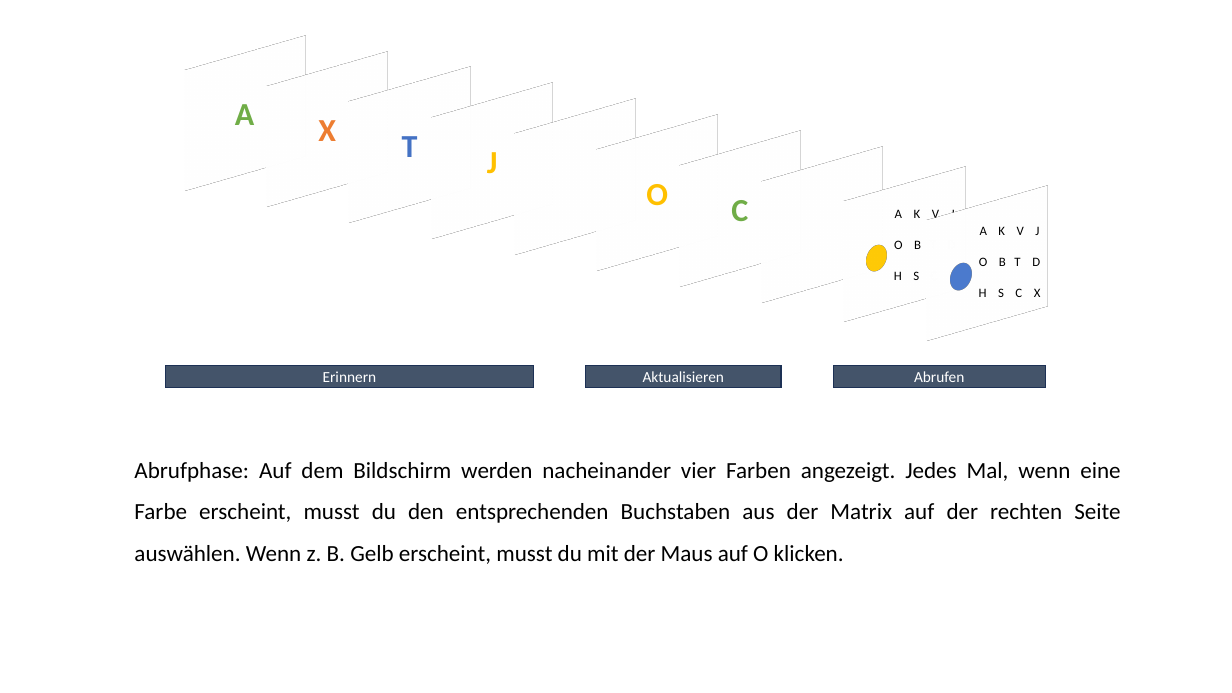
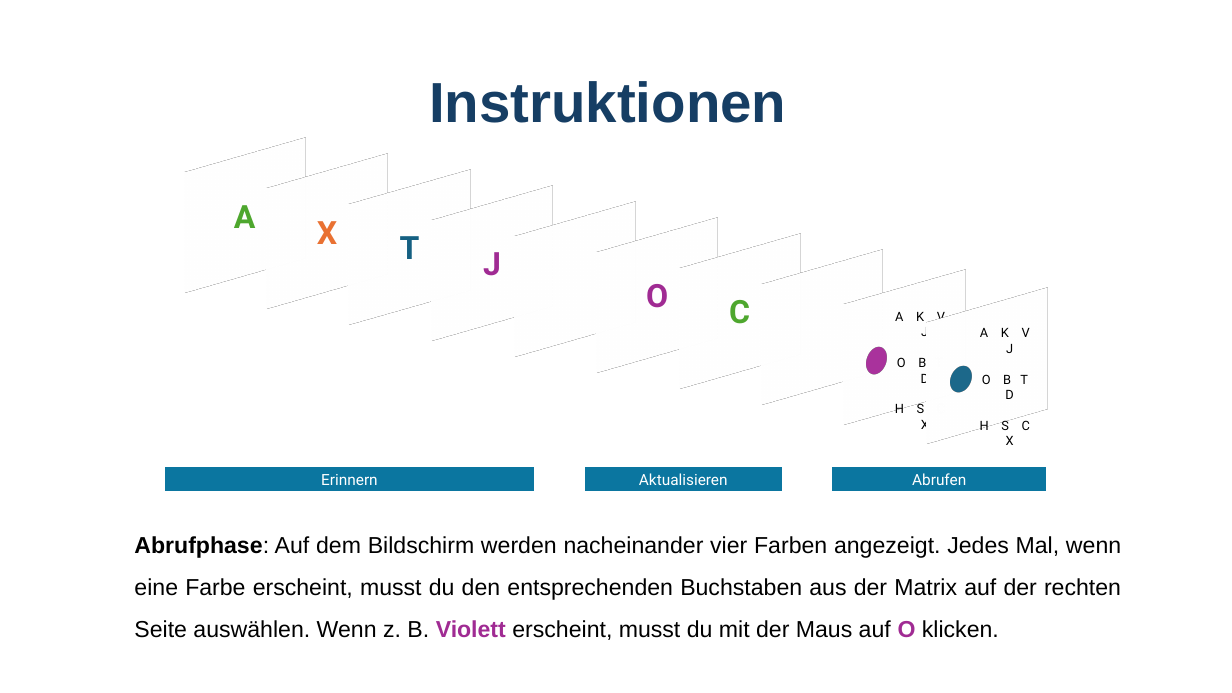
Before and after one commit to GidonFrischkorn/Ambizione-IndividualDifferencesStudy, a slide deck: slide 4 of tasks/letter-updating-task/assets/images/instruction-de/instruction.pptx. Drawn at 1232x693 pixels with LibreOffice and Linux fonts; fonts in the diff are those of the drawing. Boxes give left, top, right and bottom in pixels: in the first picture for what was removed or moved away, otherwise in the second. Text is boxed around its words. In the diff, an @@ line names an element or a change of style, - is before the commit and + after.

```diff
--- a/tasks/letter-updating-task/assets/images/instruction-de/instruction.pptx
+++ b/tasks/letter-updating-task/assets/images/instruction-de/instruction.pptx
@@ text added at [429,81,786,123], 44 pt, text #163E64, bold @@
+Instruktionen
@@ rectangle "A" at [165,152,323,280]: font Calibri to Roboto, text colour #70AD47 to #4EA72E @@
@@ rectangle "X" at [248,167,406,296]: font Calibri to Roboto, text colour #ED7D31 to #E97132 @@
@@ rectangle "T" at [331,183,489,311]: font Calibri to Roboto, text colour #4472C4 to #156082 @@
@@ rectangle "J" at [413,199,571,327]: font Calibri to Roboto, text colour #FFC000 to #A02B93 @@
@@ rectangle "O" at [579,231,737,360]: font Calibri to Roboto, text colour #FFC000 to #A02B93 @@
@@ rectangle "C" at [661,247,819,375]: font Calibri to Roboto, text colour #70AD47 to #4EA72E @@
@@ text "A K V J" at [895,312,945,429]: font Calibri to Roboto @@
@@ 4 rectangles: place and size @@
-4 rectangles at [248,65,1067,327]
+4 rectangles at [248,167,1067,430]
@@ text "A K V J" at [980,328,1030,445]: font Calibri to Roboto @@
@@ ellipse at [863,347,891,374]: fill #FFC000 to #A02B93; outline #FFC000 1 pt to #A02B93 1.5 pt @@
@@ 9 rectangles, 2 texts, 2 ellipses: place and size @@
-9 rectangles, 2 texts, 2 ellipses at [165,49,1046,387]
+9 rectangles, 2 texts, 2 ellipses at [165,152,1046,490]
@@ ellipse at [947,366,975,394]: fill #4472C4 to #156082; outline #4472C4 1 pt to #156082 1.5 pt @@
@@ font Calibri to Roboto; fill #44546A to #0B76A0; outline #1E3256 1 pt to #0B76A0 1.5 pt in 3 elements at [165,469,533,490], [586,469,782,490], [834,469,1046,490] @@
@@ text at [134,536,1121,640]: text changed; font Calibri to Arial @@
-Abrufphase: Auf dem Bildschirm werden nacheinander vier Farben angezeigt. Jedes Mal, wenn eine Farbe erscheint, musst du den entsprechenden Buchstaben aus der Matrix auf der rechten Seite auswählen. Wenn z. B. Gelb erscheint, musst du mit der Maus auf O klicken.
+Abrufphase: Auf dem Bildschirm werden nacheinander vier Farben angezeigt. Jedes Mal, wenn eine Farbe erscheint, musst du den entsprechenden Buchstaben aus der Matrix auf der rechten Seite auswählen. Wenn z. B. Violett erscheint, musst du mit der Maus auf O klicken.
```
Also in this commit, not shown: 3 other slides changed, 5 other files.
